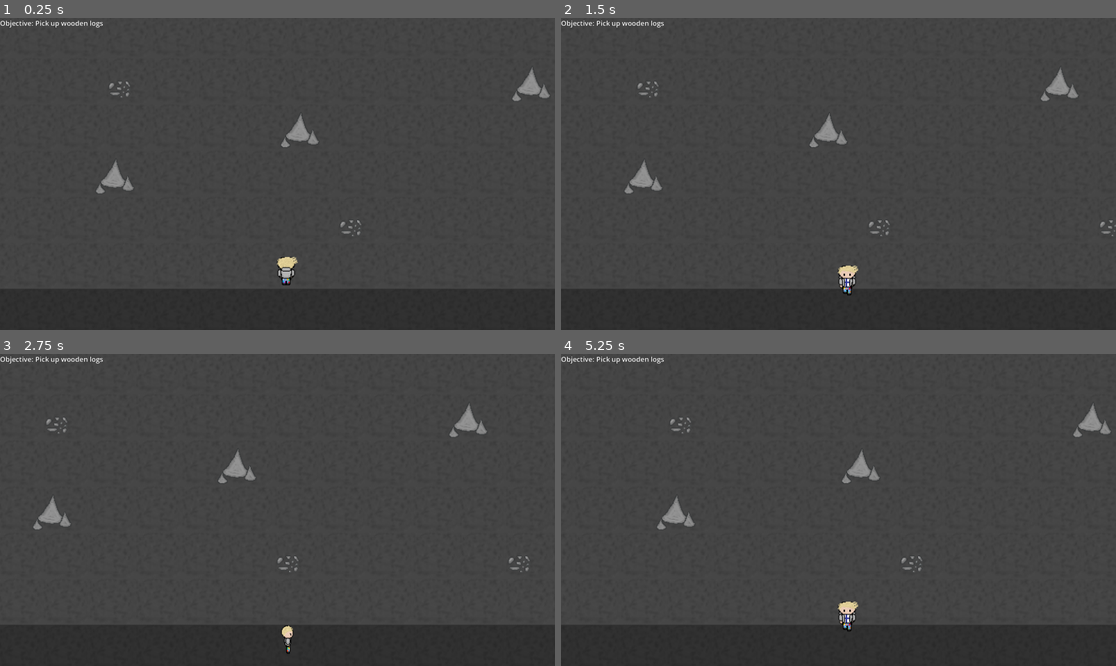
Above: before the commit, frames 1-4 (two rows, left to right).
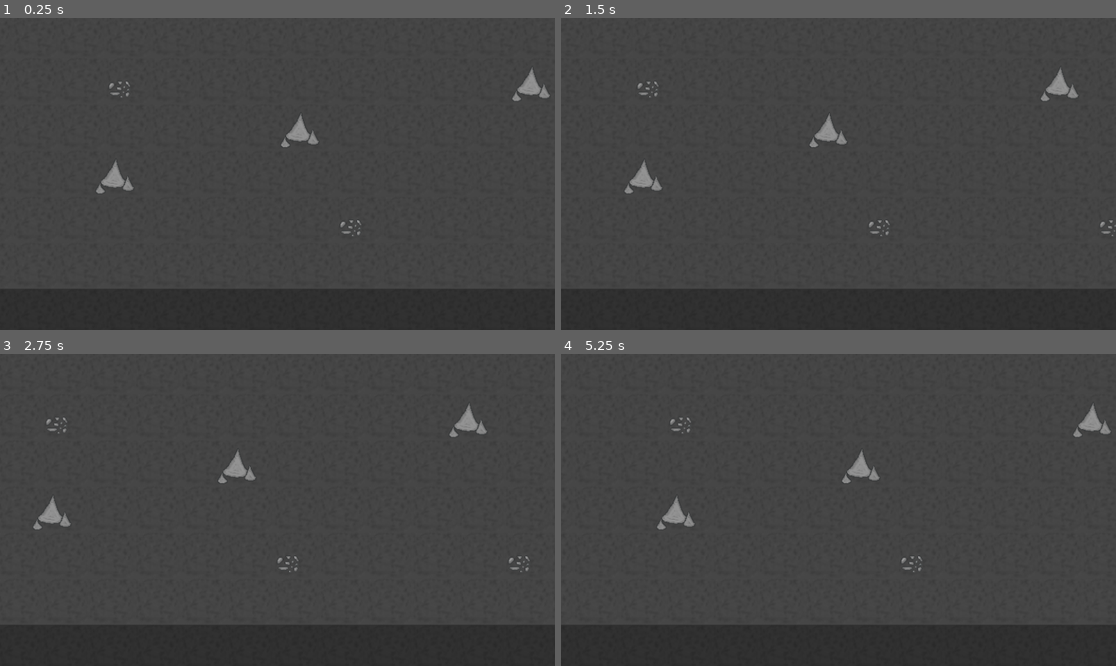
Above: after the commit, the same moments.

Repository: Orozon64/The-Sauna-Pact
Game: Godot game, scene res://scenes/cave_level.tscn
The game is run twice, just before and just after one commit, with the same random seed, the same clock (stepped at 60 frames per second) and the same inputs. This scene is started directly instead of the project's main scene.
Inputs:
- Up to frame 1 (0.25 s): no input
- Up to frame 2 (1.5 s): tap Enter at 0.5 s; hold D (move_right) 0.53-1.28 s; tap Shift (advance_dialogue) at 0.6 s; tap Space at 0.77 s; hold S (move_down) from 1.28 s (still down); tap E (item_interact) at 1.35 s
- Up to frame 3 (2.75 s): tap Space at 1.52 s; release S (move_down) at 2.03 s; hold D (move_right) from 2.03 s (still down); tap F (item_interact_secondary) at 2.1 s
- Up to frame 4 (5.25 s): release D (move_right) at 2.78 s; hold W (move_up) 2.78-3.53 s; tap Shift (advance_dialogue) at 2.85, 5.1 s; tap Space at 3.02, 3.77, 4.52 s; hold A (move_left) 3.53-5.03 s; tap E (item_interact) at 3.6 s; tap F (item_interact_secondary) at 4.35 s; hold S (move_down) from 5.03 s (still down)

The runs differ from the first frame. In frame 1, 0.4% of the frame differs, in the area x 0-54%, y 0-86%; in frame 2, 0.4%; in frame 3, 0.2%; in frame 4, 0.4%, in the area x 0-54%, y 0-89%.
Error before the commit: Attempt to call function 'show' in base 'null instance' on a null instance. (res://scripts/signal_manager.gd:81)
Error after the commit: Invalid assignment of property or key 'text' with value of type 'String' on a base object of type 'null instance'. (res://scripts/signal_manager.gd:17)

Commit message:
Add files via upload

Diff:
--- a/scenes/cave_level.tscn
+++ b/scenes/cave_level.tscn
@@ -27,10 +27,12 @@
 tile_set = ExtResource("1_br21b")
 
 [node name="Stones" parent="." unique_id=1981020031 instance=ExtResource("2_sfygl")]
+visible = false
 position = Vector2(1469, 258)
 script = ExtResource("3_hs0xw")
 
 [node name="FinnCharacter" parent="." unique_id=486509689 instance=ExtResource("3_m2ful")]
+visible = false
 position = Vector2(526, 606)
 
 [node name="WalkingSoundPlayer" type="AudioStreamPlayer2D" parent="." unique_id=1668349751]
@@ -57,16 +59,3 @@
 
 [node name="CollisionShape2D" type="CollisionShape2D" parent="StartingPoint" unique_id=36156195]
 shape = SubResource("RectangleShape2D_e2lr5")
-
-[node name="CanvasLayer" type="CanvasLayer" parent="." unique_id=1360172322]
-
-[node name="ObjectiveLabel" type="Label" parent="CanvasLayer" unique_id=1248870957]
-offset_top = 1.0
-offset_right = 464.0
-offset_bottom = 43.0
-theme_override_colors/font_color = Color(1, 1, 1, 1)
-theme_override_colors/font_shadow_color = Color(0, 0, 0, 0)
-theme_override_colors/font_outline_color = Color(0, 0, 0, 1)
-theme_override_constants/outline_size = 2
-theme_override_font_sizes/font_size = 24
-text = "Objective: pick up wooden logs"
